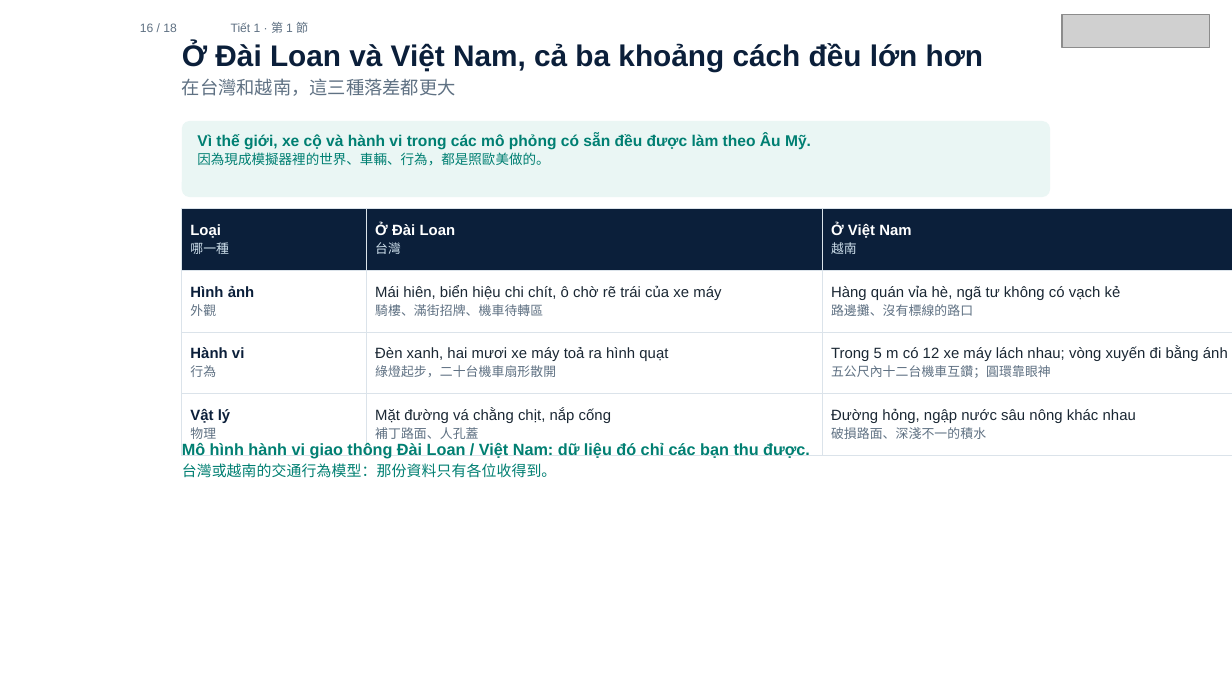
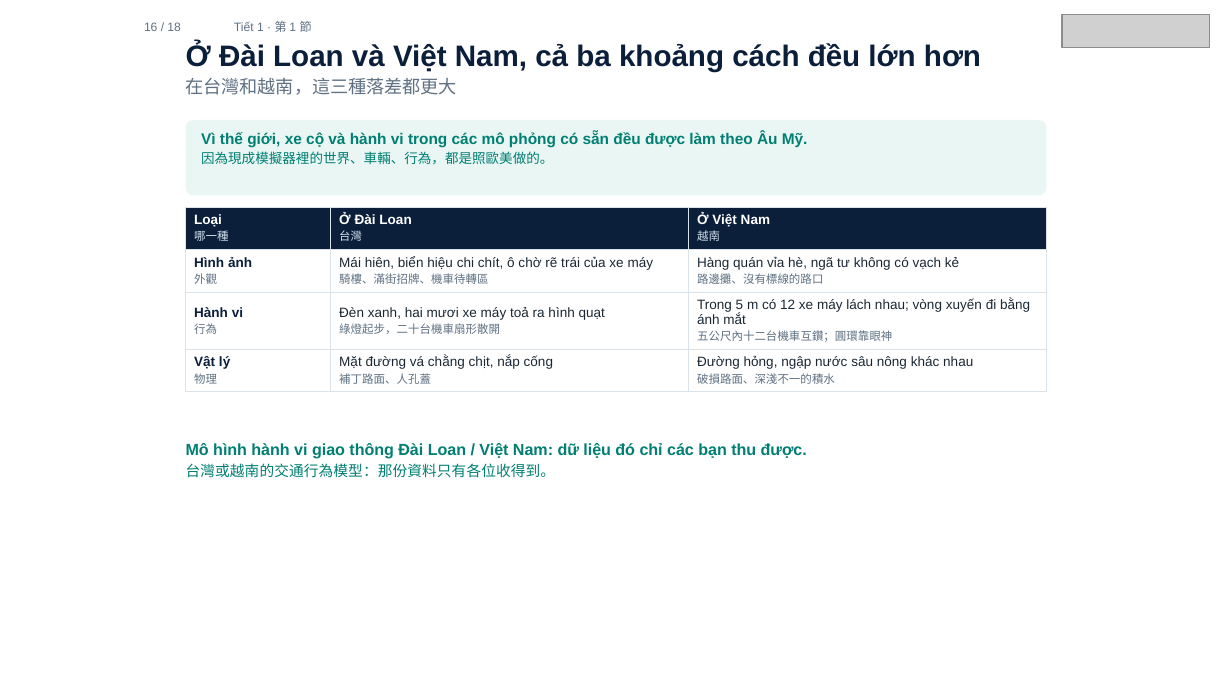
Before and after one commit to ch-neural/MITUST-Principles-of-Self-Driving-Cars, a slide deck: slide 16 of 第四週(10-01)/第四週_第1節_簡報.pptx. Drawn at 1232x693 pixels with LibreOffice and Linux fonts; fonts in the diff are those of the drawing; grey boxes stand for pictures. Boxes give left, top, right and bottom in pixels: in the first picture for what was removed or moved away, otherwise in the second. Text is boxed around its words. In the diff, an @@ line names an element or a change of style, - is before the commit and + after.

```diff
--- a/第四週(10-01)/第四週_第1節_簡報.pptx
+++ b/第四週(10-01)/第四週_第1節_簡報.pptx
@@ text "16 / 18": place and size @@
-text "16 / 18" at box(140, 23, 176, 32)
+text "16 / 18" at box(144, 22, 180, 31)
@@ text "Tiết 1 · 第 1 ...": place and size @@
-text "Tiết 1 · 第 1 ..." at box(231, 22, 308, 33)
+text "Tiết 1 · 第 1 ..." at box(234, 21, 312, 32)
@@ text "Ở Đài Loan và Việt ..." at box(186, 42, 981, 95): size 17.4 to 17.3 pt in "Ở Đài Loan và Việt Nam, cả ..."; size 10.7 to 10.6 pt in "在台灣和越南，這三種落差都更大" @@
@@ rounded rectangle: place and size @@
-rounded rectangle at box(182, 121, 1051, 197)
+rounded rectangle at box(186, 120, 1047, 195)
@@ text at box(201, 132, 808, 148): size 9.1 to 9 pt in "Vì thế giới, xe cộ và hành ..." @@
@@ table at box(186, 207, 1046, 388) @@
@@ size 8.7 to 7.9 pt in "Loại", "Ở Đài Loan", "Ở Việt Nam", "Hình ảnh" and 8 more places @@
@@ size 7.5 to 6.7 pt in "哪一種", "台灣", "越南", "外觀" and 8 more places @@
@@ table: place and size @@
-table at box(182, 208, 1232, 443)
+table at box(186, 207, 1046, 388)
@@ text "Mô hình hành vi giao ..." at box(186, 443, 807, 478): size 9.5 to 9.4 pt in "Mô hình hành vi giao thông Đài ..."; size 8.7 to 8.6 pt in "台灣或越南的交通行為模型：那份資料只有各位收得到。" @@
```
Also in this commit, not shown: 6 other slides changed, 5 other files.
